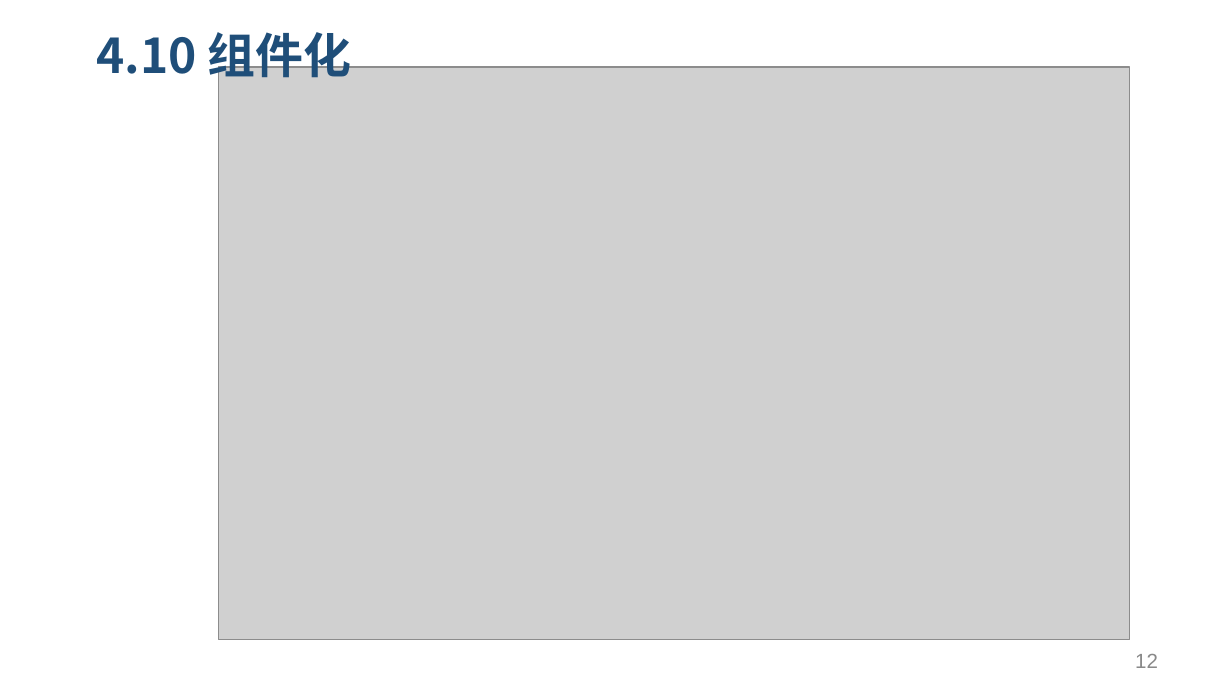
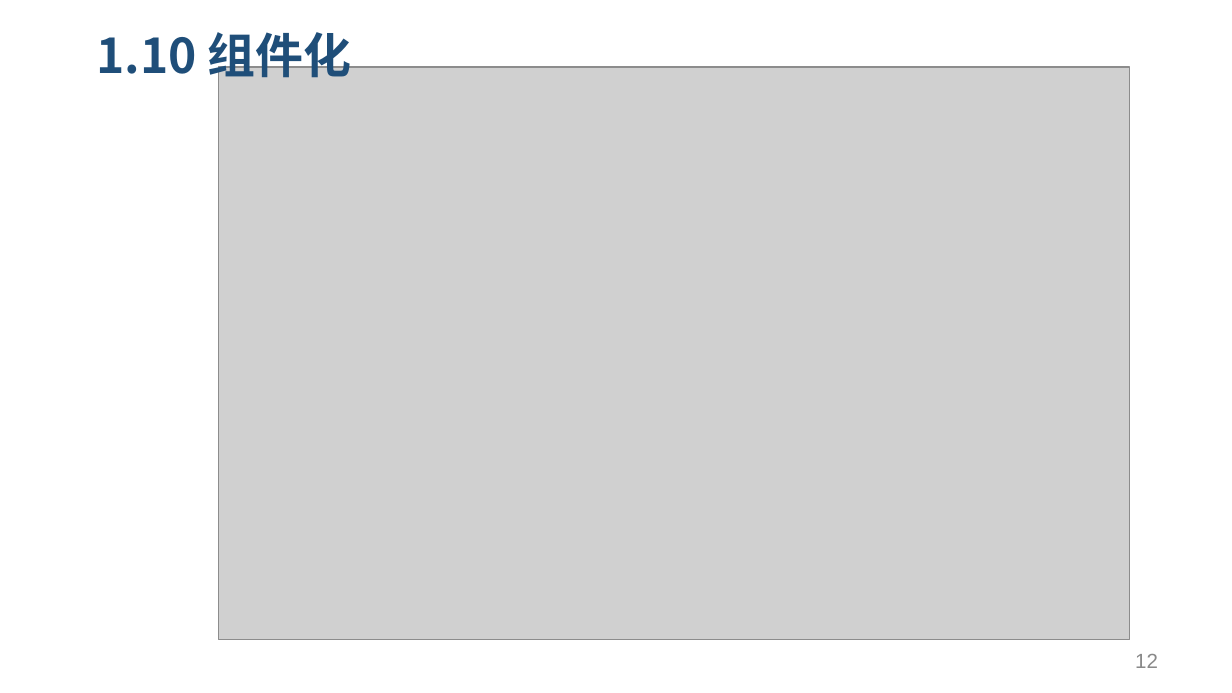
Before and after one commit to pookpal/simple-react-demo, a slide deck: slide 12 of React基本介绍.pptx. Drawn at 1232x693 pixels with LibreOffice and Linux fonts; fonts in the diff are those of the drawing; grey boxes stand for pictures. Boxes give left, top, right and bottom in pixels: in the first picture for what was removed or moved away, otherwise in the second. Text is boxed around its words. In the diff, an @@ line names an element or a change of style, - is before the commit and + after.

```diff
--- a/React基本介绍.pptx
+++ b/React基本介绍.pptx
@@ title at [96,24,351,85]: text changed @@
-4.10 组件化
+1.10 组件化
```
Also in this commit, not shown: 5 other slides changed, 11 other files.
